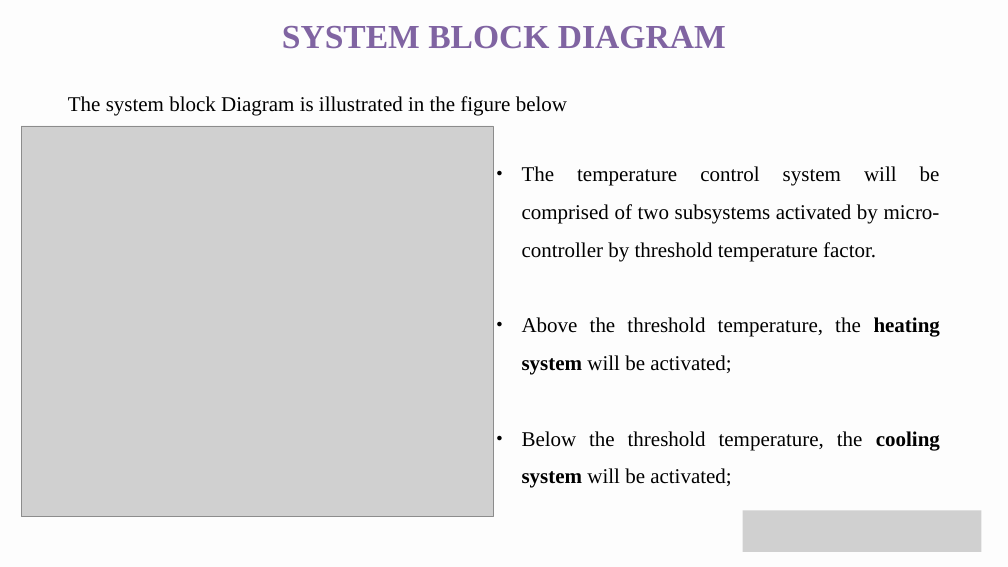
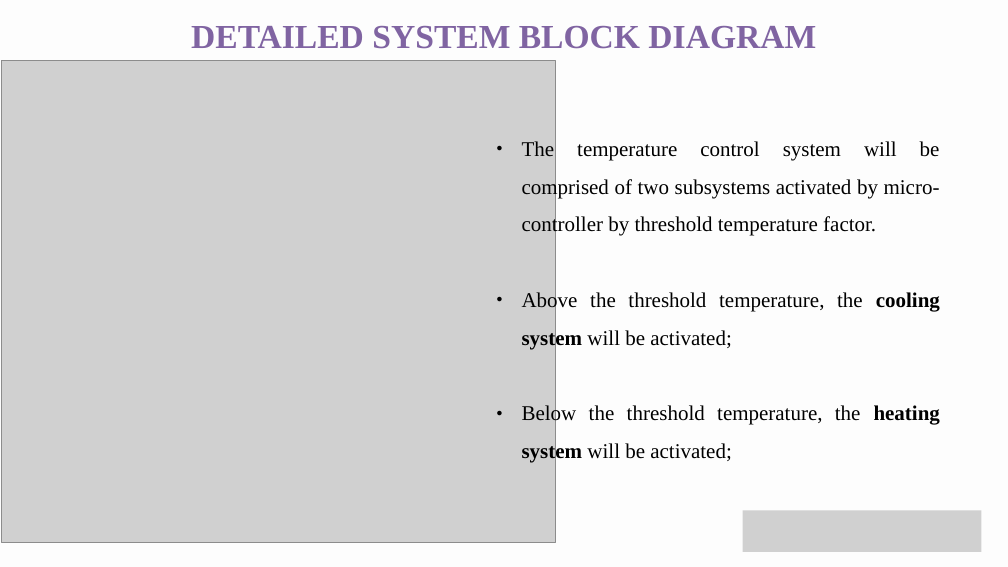
Before and after one commit to arc1o1/Automated_Temperature_Control_System, a slide deck: slide 14 of 02_documentation/Automated_Temperature_Control_System_GIP_Project_Implementation_Presentation.pptx (slide 11 before the commit). Drawn at 1008x567 pixels with LibreOffice and Linux fonts; fonts in the diff are those of the drawing; grey boxes stand for pictures. Boxes give left, top, right and bottom in pixels: in the first picture for what was removed or moved away, otherwise in the second. Text is boxed around its words. In the diff, an @@ line names an element or a change of style, - is before the commit and + after.

```diff
--- a/02_documentation/Automated_Temperature_Control_System_GIP_Project_Implementation_Presentation.pptx
+++ b/02_documentation/Automated_Temperature_Control_System_GIP_Project_Implementation_Presentation.pptx
@@ text at [191, 26, 816, 49]: text changed @@
-SYSTEM BLOCK DIAGRAM
+DETAILED SYSTEM BLOCK DIAGRAM
@@ picture: place and size @@
-picture at [21, 126, 493, 517]
+picture at [1, 61, 555, 542]
@@ text removed at [68, 96, 567, 116] @@
-The system block Diagram is illustrated in the figure below
@@ text "The temperature control system will ...": place and size @@
-text "The temperature control system will ..." at [522, 166, 940, 488]
+text "The temperature control system will ..." at [522, 141, 940, 463]
@@ text at [522, 291, 940, 463]: text changed @@
-● Above the threshold temperature, the heating system will be activated;
-● Below the threshold temperature, the cooling system will be activated;
+● Above the threshold temperature, the cooling system will be activated;
+● Below the threshold temperature, the heating system will be activated;
```
Also in this commit, not shown: 7 other slides changed, 12 slides added, 7 slides removed, 4 other files.
